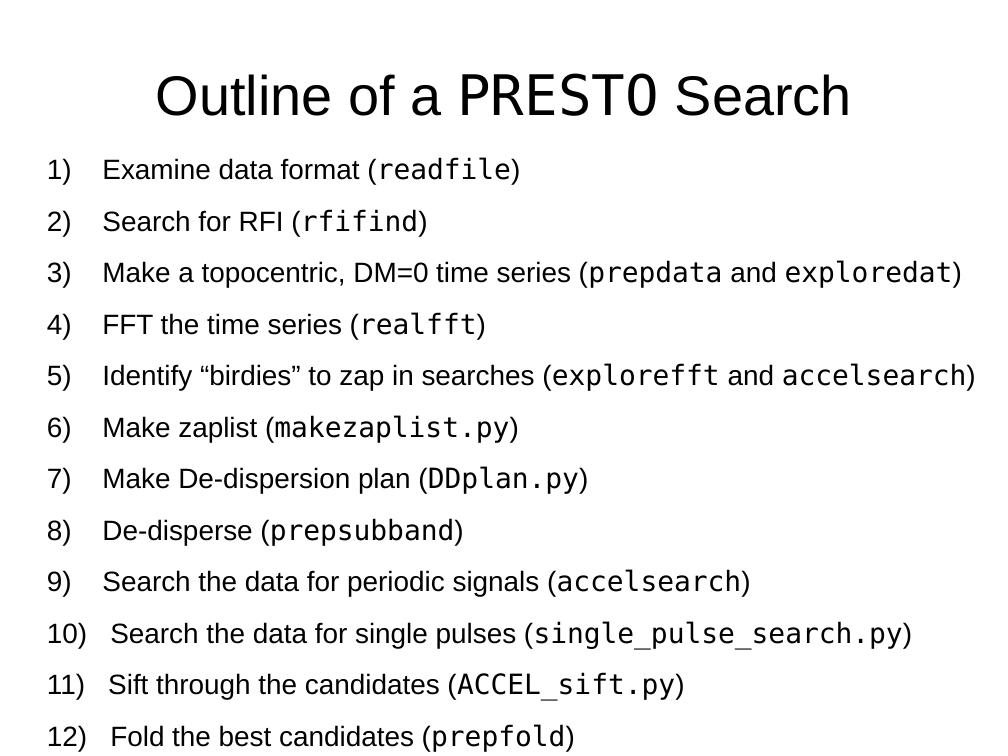
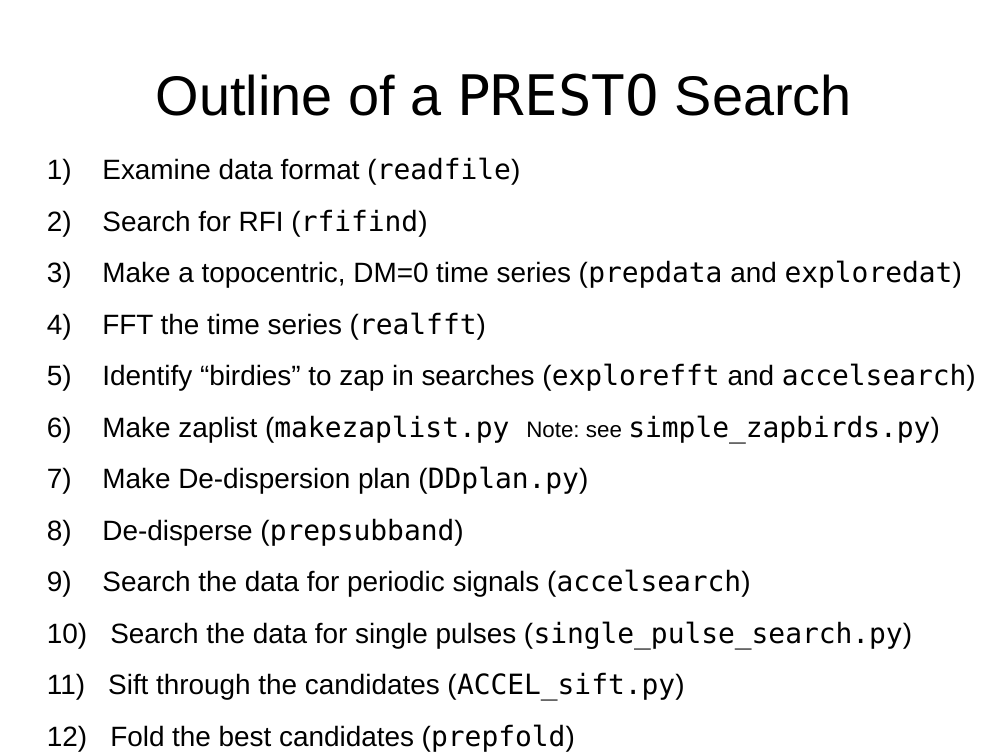
Before and after one commit to scottransom/presto, a slide deck: slide 4 of docs/PRESTO_search_tutorial.odp. Drawn at 1008x756 pixels with LibreOffice and Linux fonts; fonts in the diff are those of the drawing. Boxes give left, top, right and bottom in pixels: in the first picture for what was removed or moved away, otherwise in the second. Text is boxed around its words. In the diff, an @@ line names an element or a change of style, - is before the commit and + after.

```diff
--- a/docs/PRESTO_search_tutorial.odp
+++ b/docs/PRESTO_search_tutorial.odp
@@ text at <box>102,415,940,442</box>: text changed @@
-6) Make zaplist (makezaplist.py)
+6) Make zaplist (makezaplist.py Note: see simple_zapbirds.py)
```
Also in this commit, not shown: 2 other slides changed, 2 other files.
